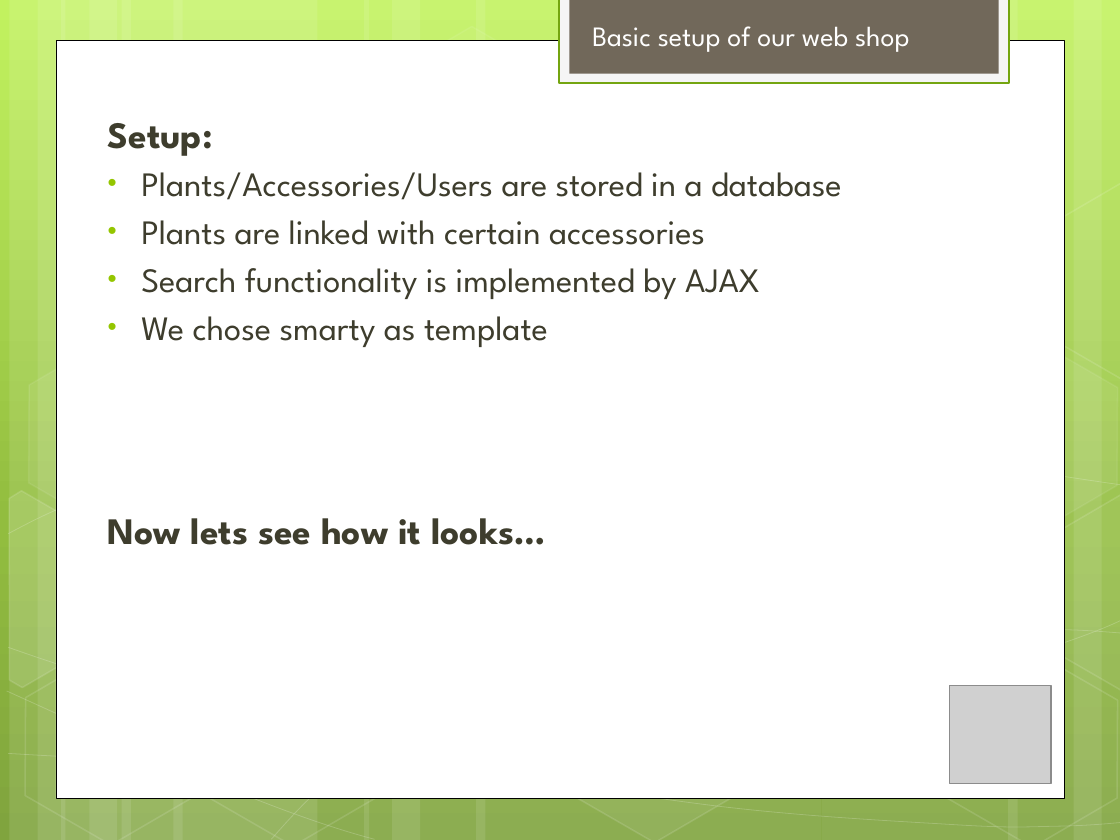
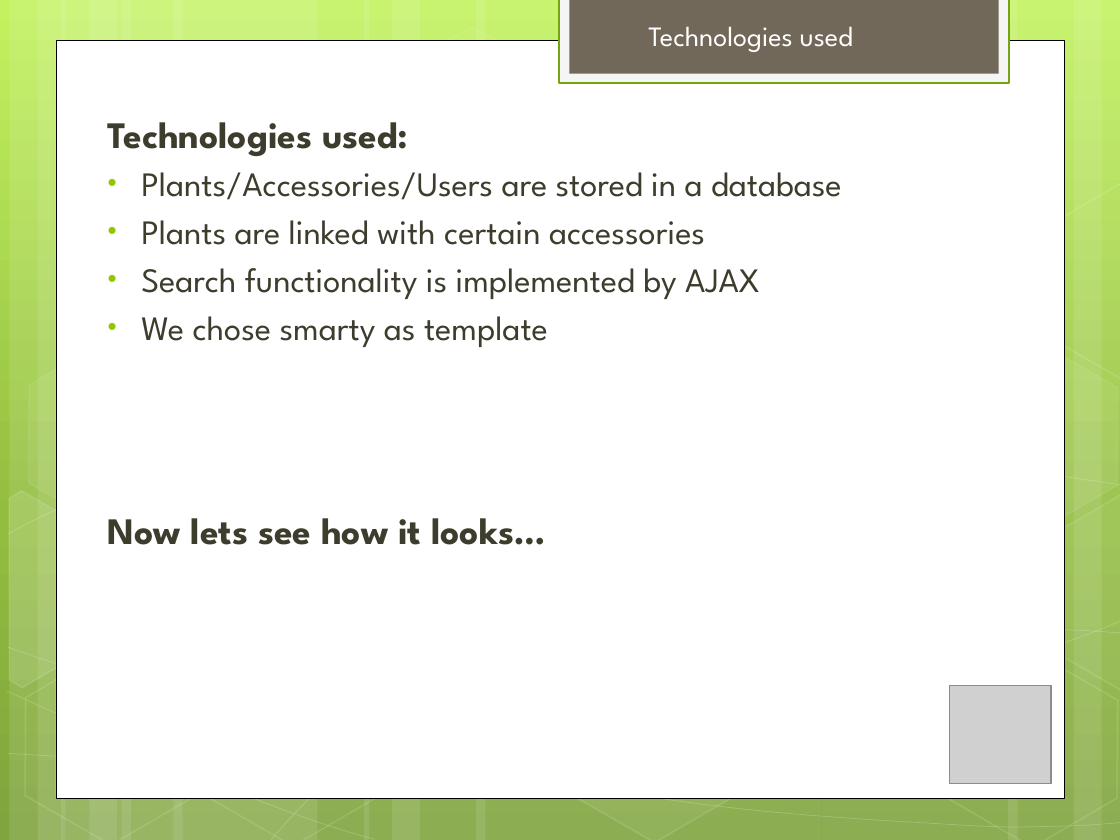
Before and after one commit to ghde/ch.bfh.bti7054.w2014.p.pdz, a slide deck: slide 7 of Plants presentation.pptx (slide 6 before the commit). Drawn at 1120x840 pixels with LibreOffice and Linux fonts; fonts in the diff are those of the drawing; grey boxes stand for pictures. Boxes give left, top, right and bottom in pixels: in the first picture for what was removed or moved away, otherwise in the second. Text is boxed around its words. In the diff, an @@ line names an element or a change of style, - is before the commit and + after.

Commit message:
presentation update

```diff
--- a/Plants presentation.pptx
+++ b/Plants presentation.pptx
@@ text at [648, 26, 853, 52]: text changed @@
-Basic setup of our web shop
+Technologies used
@@ text at [108, 122, 408, 156]: text changed @@
-Setup:
+Technologies used:
```
Also in this commit, not shown: 1 other slide changed, 3 slides added.
